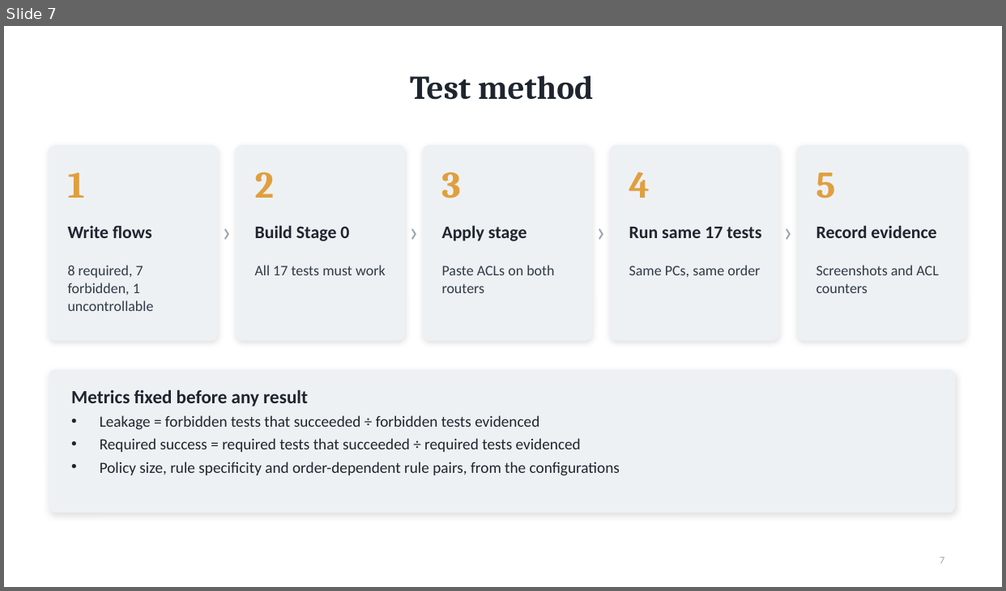
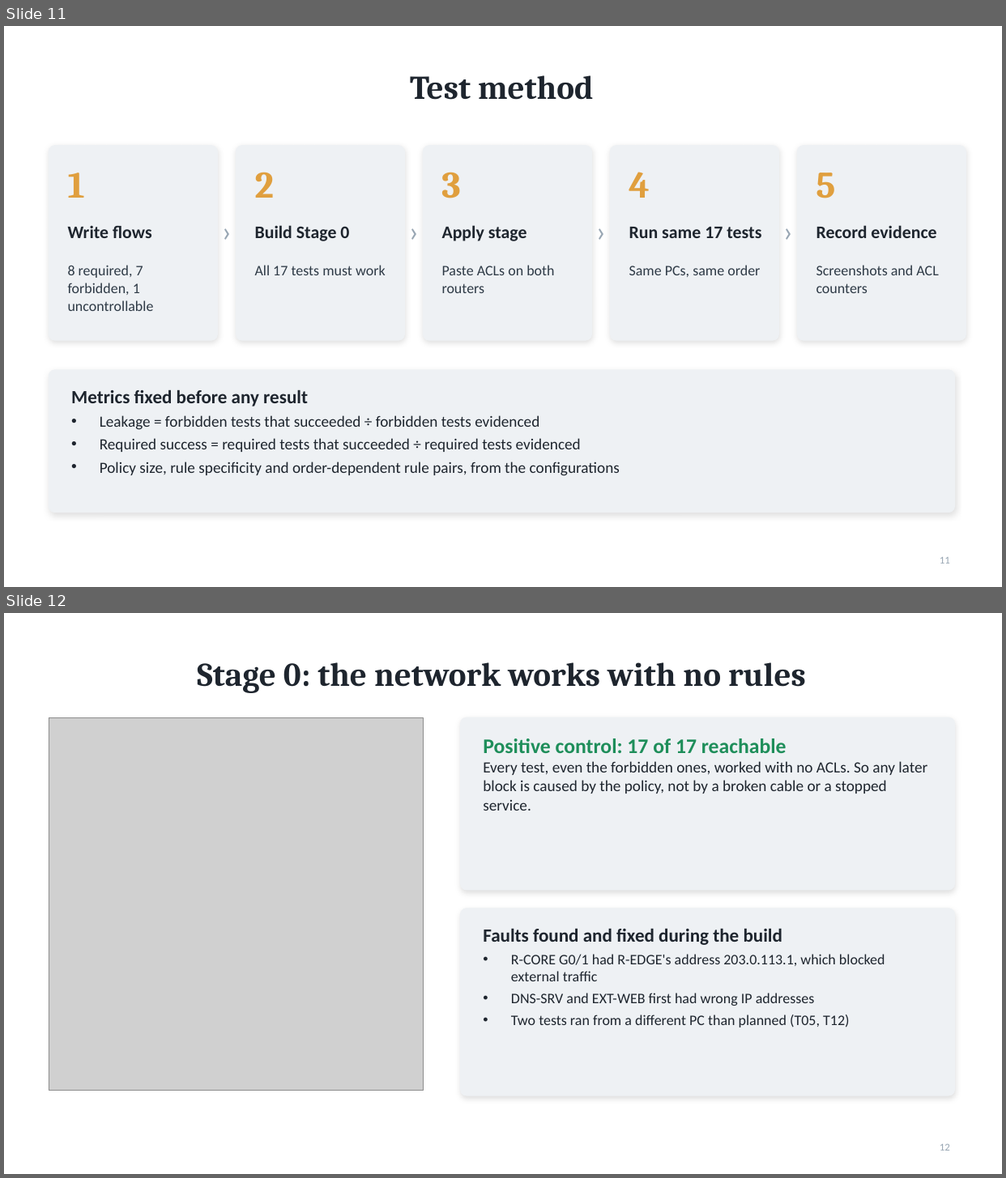
Before and after one commit to darshanpvt007-afk/firewall-policy-complexity-case-study, a slide deck: report/case-study-presentation.pptx. Shown one above the other, each under a label of ours: slide 7 before the commit, slides 11 and 12 after it. The pictures are 1006x591 and 1006x1178 pixels, drawn with LibreOffice and Linux fonts; fonts in the diff are those of the drawing; grey boxes stand for pictures. Boxes give left, top, right and bottom in pixels: in the first picture for what was removed or moved away, otherwise in the second. Text is boxed around its words. In the diff, an @@ line names an element or a change of style, - is before the commit and + after.

```diff
--- a/report/case-study-presentation.pptx
+++ b/report/case-study-presentation.pptx
@@ slide 12 added at <box>4,613,1002,1174</box>, background #FFFFFF @@
@@ title added at <box>197,662,806,693</box>, 32 pt, text #1E252E, bold @@
+Stage 0: the network works with no rules
@@ picture added at <box>49,717,424,1091</box> @@
@@ rounded rectangle added at <box>461,717,955,890</box>, fill #EEF1F4, outline #EEF1F4 1 pt @@
@@ text added at <box>483,739,927,811</box>, 15 pt, text #1E252E @@
+Positive control: 17 of 17 reachable
+Every test, even the forbidden ones, worked with no ACLs. So any later block is caused by the policy, not by a broken cable or a stopped service.
@@ rounded rectangle added at <box>461,909,955,1096</box>, fill #EEF1F4, outline #EEF1F4 1 pt @@
@@ text added at <box>483,928,885,1028</box>, 14 pt, text #1E252E @@
+Faults found and fixed during the build
+• R-CORE G0/1 had R-EDGE's address 203.0.113.1, which blocked external traffic
+• DNS-SRV and EXT-WEB first had wrong IP addresses
+• Two tests ran from a different PC than planned (T05, T12)
@@ page number added at <box>940,1144,950,1151</box>, 10 pt, text #98A6B3 @@
+12
@@ what was slide 7 is now slide 11 @@
@@ page number at <box>940,557,950,564</box>: text changed @@
-7
+11
```
Also in this commit, not shown: 1 slide changed, 9 other slides added, 2 other files.
